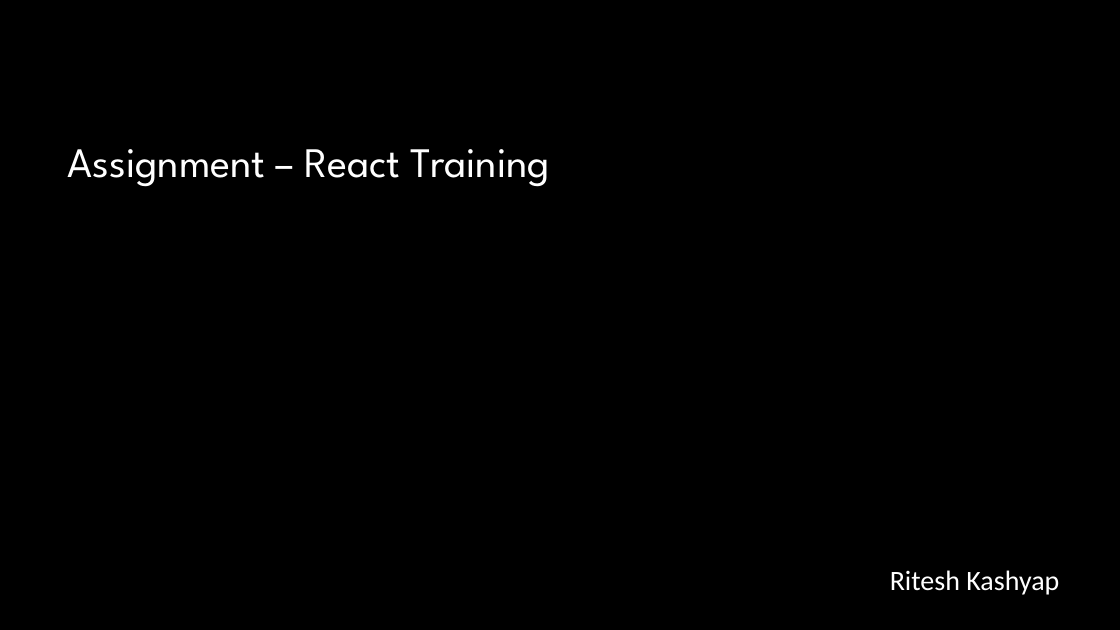
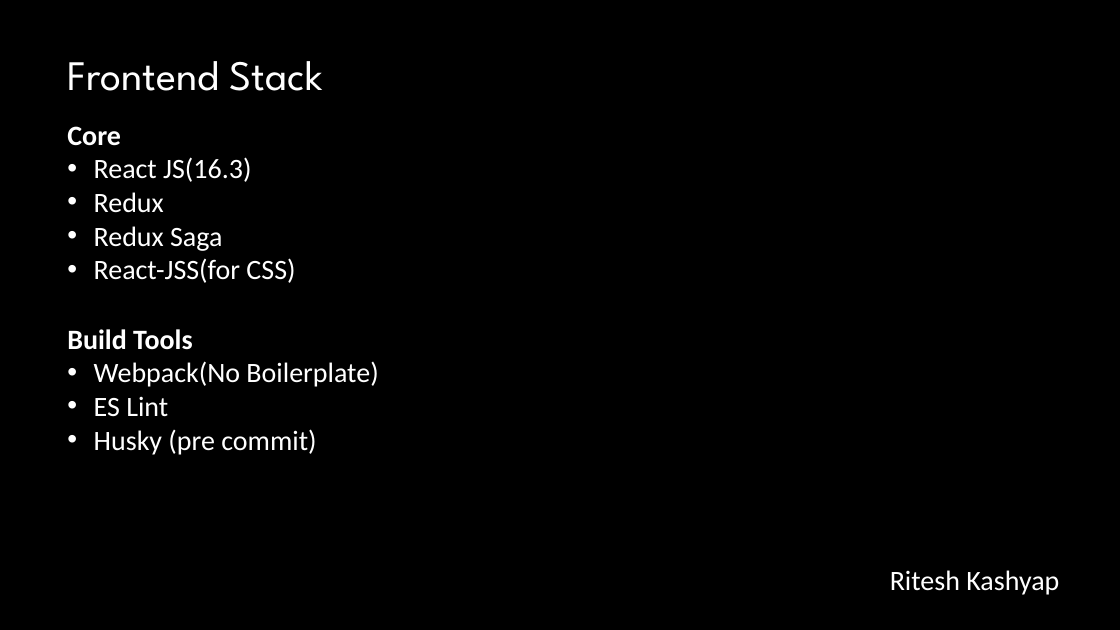
Before and after one commit to ritesh14887/assignment-ritesh, a slide deck: slide 2 of Assignment-Details-RiteshKashyap.pptx. Drawn at 1120x630 pixels with LibreOffice and Linux fonts; fonts in the diff are those of the drawing; background and template pictures are left out. Boxes give left, top, right and bottom in pixels: in the first picture for what was removed or moved away, otherwise in the second. Text is boxed around its words. In the diff, an @@ line names an element or a change of style, - is before the commit and + after.

```diff
--- a/Assignment-Details-RiteshKashyap.pptx
+++ b/Assignment-Details-RiteshKashyap.pptx
@@ title at [68,61,323,91]: text changed @@
-Assignment – React Training
+Frontend Stack
@@ text added at [67,126,295,283], 24 pt, text #FFFFFF @@
+Core
+• React JS(16.3)
+• Redux
+• Redux Saga
+• React-JSS(for CSS)
@@ text added at [67,329,378,455], 24 pt, text #FFFFFF @@
+Build Tools
+• Webpack(No Boilerplate)
+• ES Lint
+• Husky (pre commit)
```
Also in this commit, not shown: 2 slides added, 4 slides removed, 1 other file.
